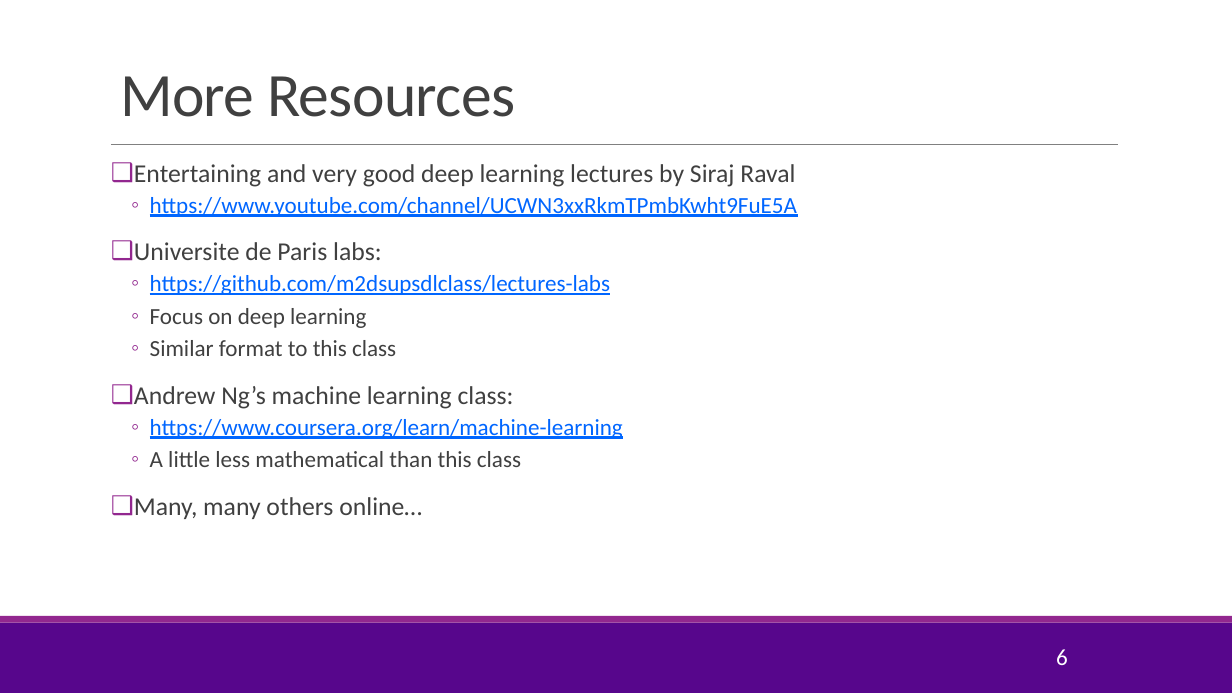
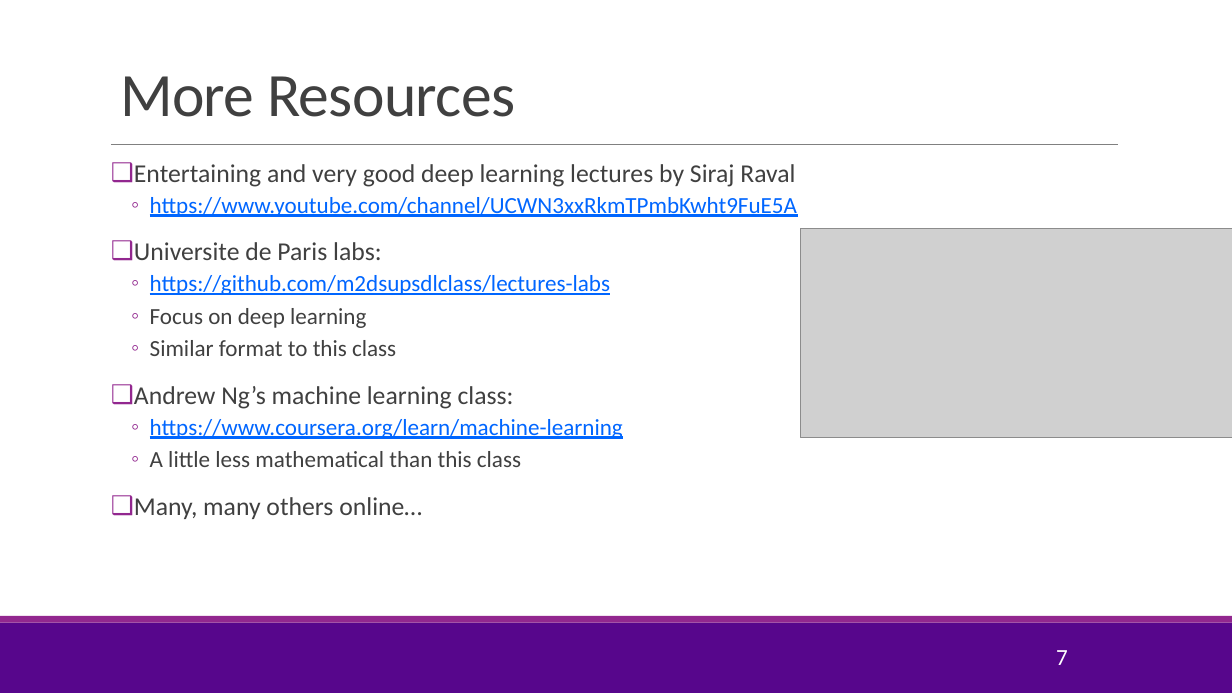
Before and after one commit to sdrangan/introml, a slide deck: slide 7 of lectures/CourseAdmin.pptx (slide 6 before the commit). Drawn at 1232x693 pixels with LibreOffice and Linux fonts; fonts in the diff are those of the drawing; grey boxes stand for pictures; background and template pictures are left out. Boxes give left, top, right and bottom in pixels: in the first picture for what was removed or moved away, otherwise in the second. Text is boxed around its words. In the diff, an @@ line names an element or a change of style, - is before the commit and + after.

```diff
--- a/lectures/CourseAdmin.pptx
+++ b/lectures/CourseAdmin.pptx
@@ picture added at (x1=800, y1=229, x2=1232, y2=438) @@
@@ page number at (x1=1056, y1=650, x2=1068, y2=665): text changed @@
-6
+7
```
Also in this commit, not shown: 3 other slides changed, 2 slides added, 1 slide removed, 3 other files.
